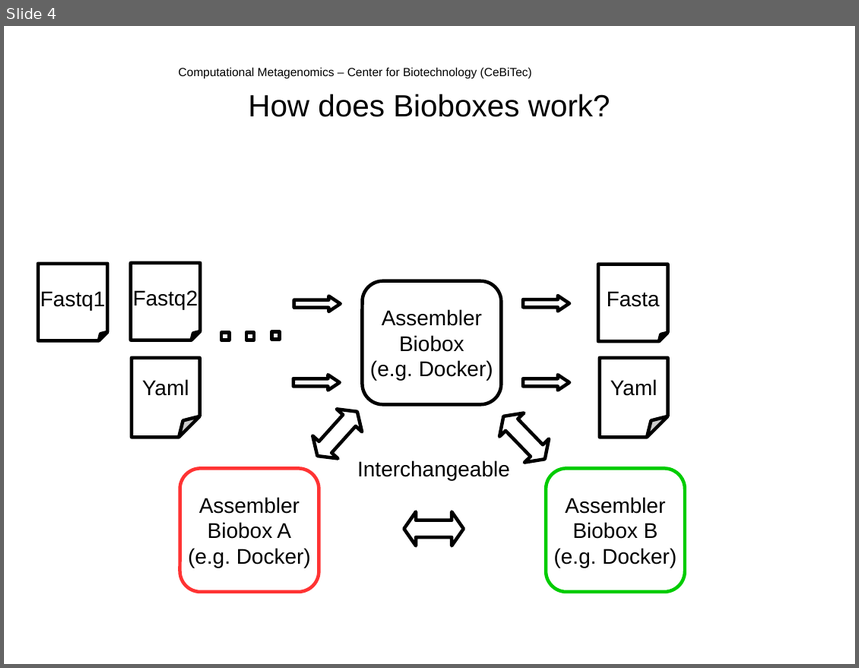
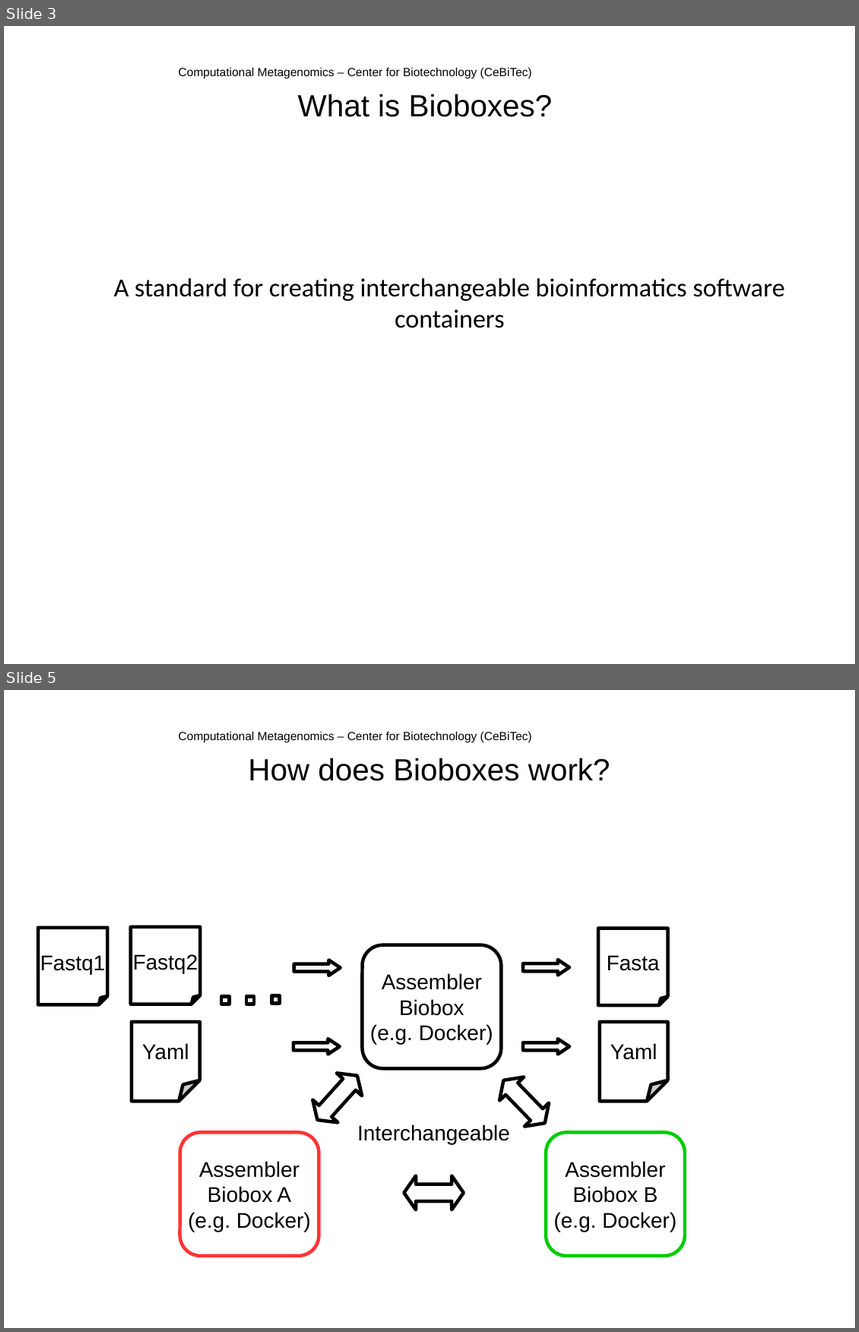
Before and after one commit to bioboxes/abstracts, a slide deck: abstracts/bosc_2015/talk.odp. Shown one above the other, each under a label of ours: slide 4 before the commit, slides 3 and 5 after it; the slides between them are not shown. The pictures are 859x668 and 859x1332 pixels, drawn with LibreOffice and Linux fonts; fonts in the diff are those of the drawing; background and template pictures are left out. Boxes give left, top, right and bottom in pixels: in the first picture for what was removed or moved away, otherwise in the second. Text is boxed around its words. In the diff, an @@ line names an element or a change of style, - is before the commit and + after.

```diff
--- a/abstracts/bosc_2015/talk.odp
+++ b/abstracts/bosc_2015/talk.odp
@@ slide 3 added at [4, 26, 855, 664], background picture (left out); not listed: 1 template element that a slide beside it also shows @@
@@ title added at [298, 94, 553, 117], 26 pt, text #000000 @@
+What is Bioboxes?
@@ text added at [114, 278, 785, 328], 22 pt, text #000000 @@
+A standard for creating interchangeable bioinformatics software containers
@@ what was slide 4 is now slide 5 @@
```
Also in this commit, not shown: 4 slides changed, 1 slide removed, 1 other file.
